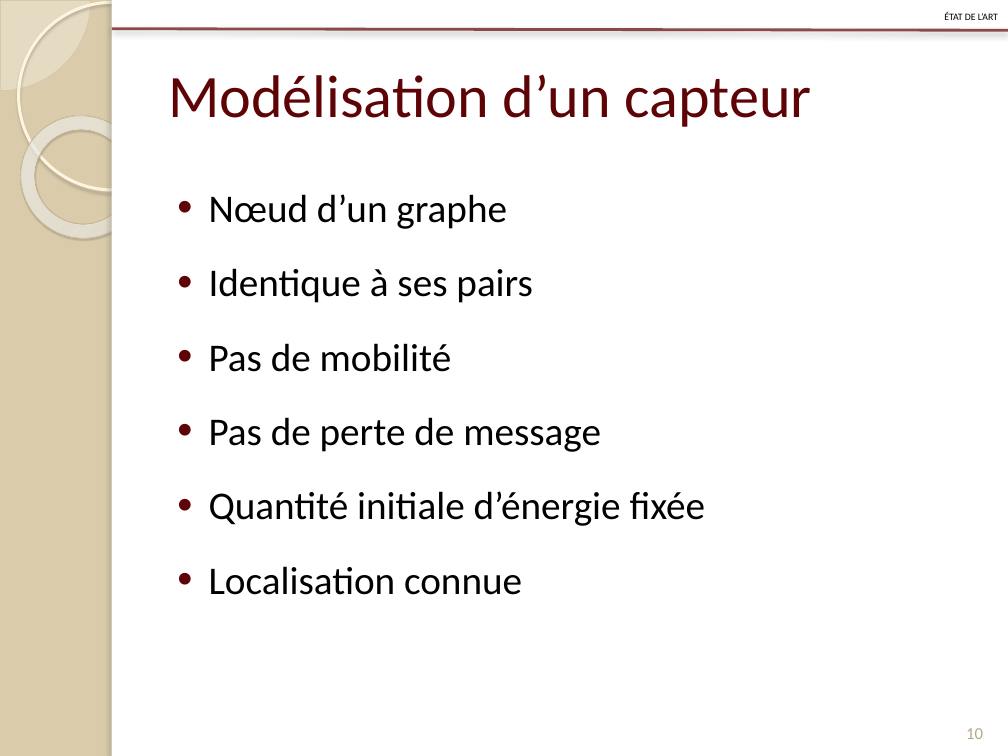
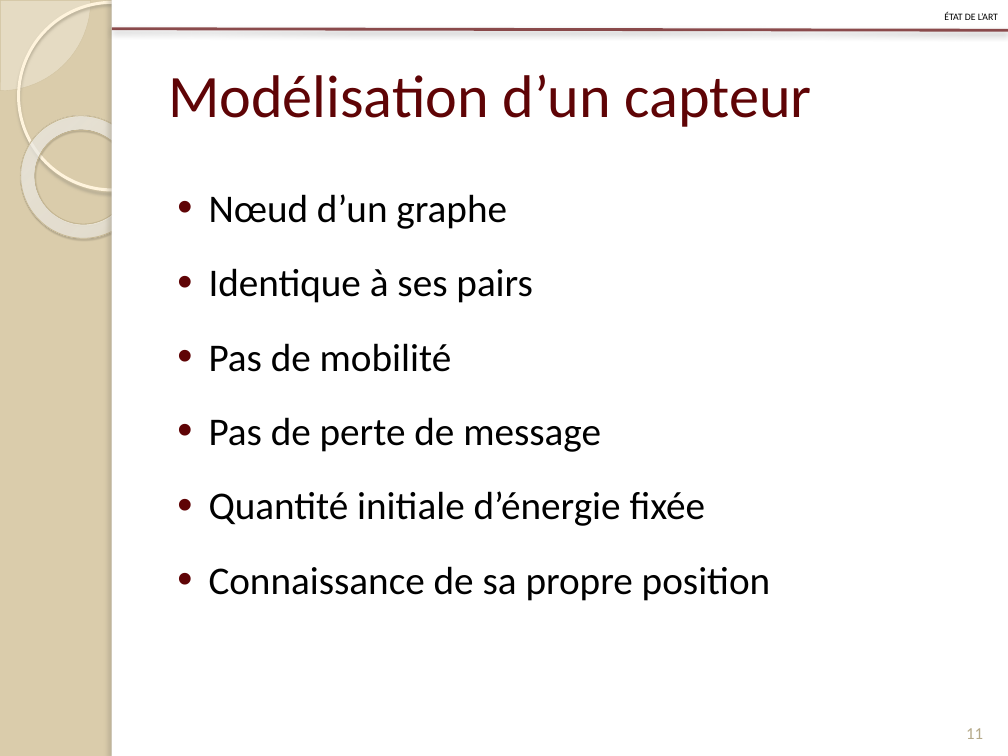
Before and after one commit to Patre/Energy-saving-in-sensors--networks, a slide deck: slide 11 of Redaction/Presentation/pres.pptx (slide 10 before the commit). Drawn at 1008x756 pixels with LibreOffice and Linux fonts; fonts in the diff are those of the drawing. Boxes give left, top, right and bottom in pixels: in the first picture for what was removed or moved away, otherwise in the second. Text is boxed around its words. In the diff, an @@ line names an element or a change of style, - is before the commit and + after.

```diff
--- a/Redaction/Presentation/pres.pptx
+++ b/Redaction/Presentation/pres.pptx
@@ text at bbox=[209, 566, 771, 601]: text changed @@
-• Localisation connue
+• Connaissance de sa propre position
@@ page number at bbox=[966, 728, 983, 739]: text changed @@
-10
+11
```
Also in this commit, not shown: 2 other slides changed, 1 slide added.
